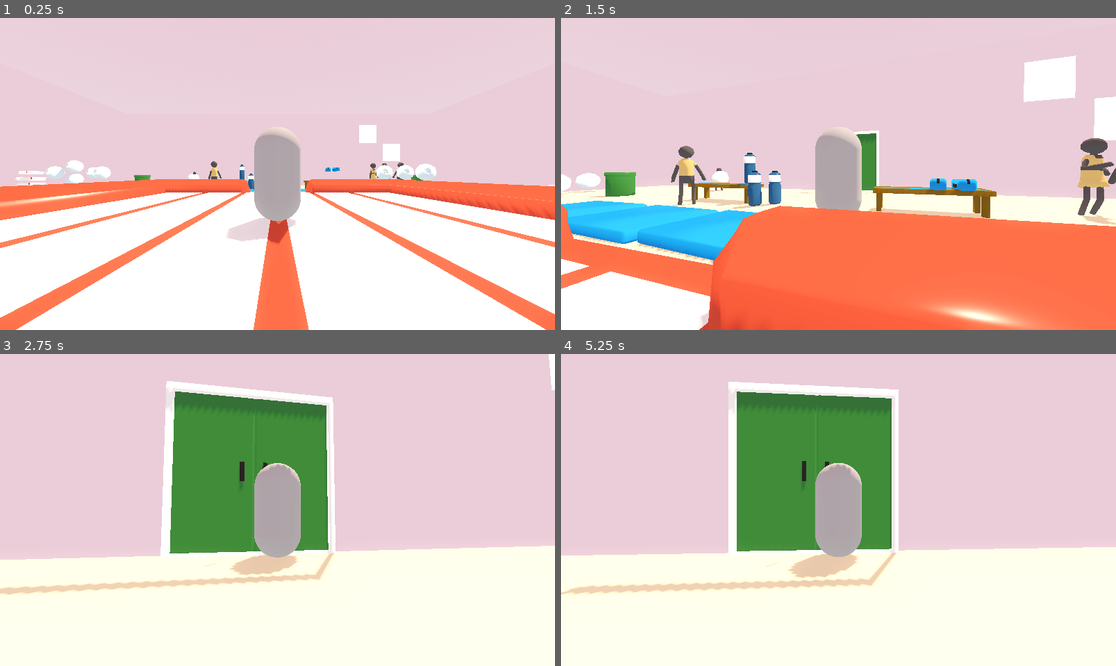
Above: before the commit, frames 1-4 (two rows, left to right).
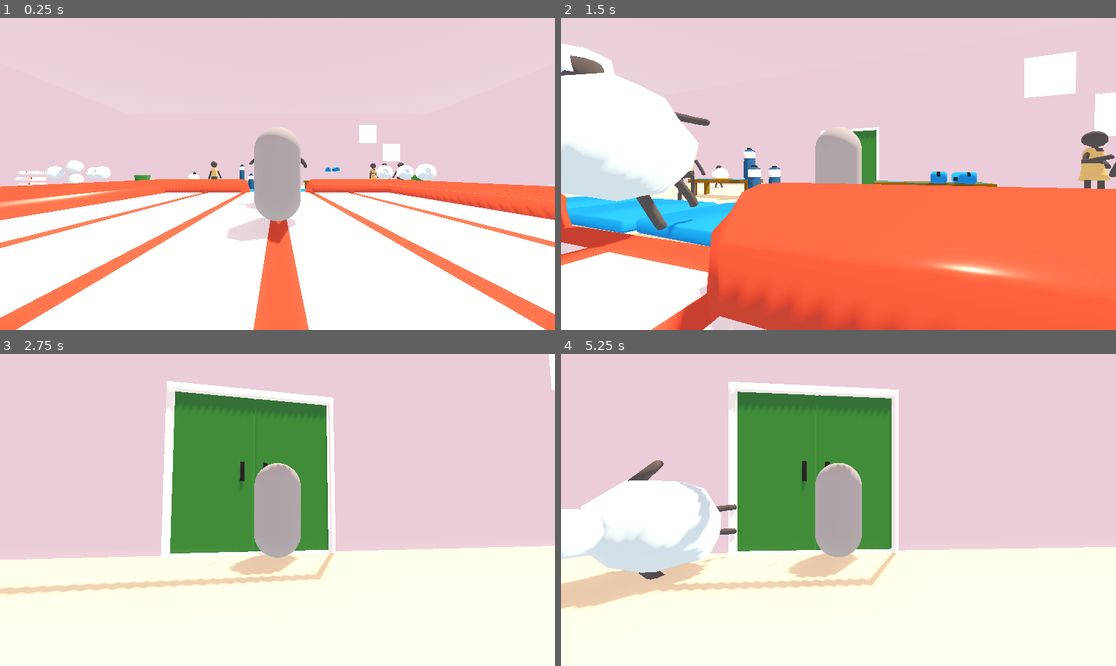
Above: after the commit, the same moments.

Repository: Emulai/bubble-gladiator
Game: Godot game, scene res://Assets/Arena.tscn
The game is run twice, just before and just after one commit, with the same random seed, the same clock (stepped at 60 frames per second) and the same inputs. This scene is started directly instead of the project's main scene.
Inputs (mouse positions are in pixels of both pictures, inside the frame that each line leads up to):
- Up to frame 1 (0.25 s): no input
- Up to frame 2 (1.5 s): move the mouse to (866, 174) at 0.52 s; hold W (move_forward) from 0.53 s (still down); move the mouse to (810, 174) at 1.27 s
- Up to frame 3 (2.75 s): keep holding W (move_forward); move the mouse to (288, 503) at 2.02 s
- Up to frame 4 (5.25 s): keep holding W (move_forward); tap Enter at 2.75 s; move the mouse to (832, 516) at 2.77 s; move the mouse to (877, 513) at 3.52 s; move the mouse to (794, 506) at 4.27 s; move the mouse to (844, 510) at 5.02 s

The runs differ from the first frame. In frame 1, less than 0.1% of the frame differs, in the area x 43-56%, y 44-62%; in frame 2, 28%, in the area x 0-100%, y 8-100%; in frame 3, 0.2%; in frame 4, 8.6%.

Commit message:
Added Collision capabilities to NPCs and Props

Diff:
--- a/bubblegladiator/bubblegladiator/Assets/Arena.tscn
+++ b/bubblegladiator/bubblegladiator/Assets/Arena.tscn
@@ -280,7 +280,7 @@
 transform = Transform3D(0.263705, 0, 0.964603, 0, 1, 0, -0.964603, 0, 0.263705, -11.8965, 1.55865, -5)
 
 [node name="Player" parent="." instance=ExtResource("4_0gund")]
-transform = Transform3D(1, 0, 0, 0, 1, 0, 0, 0, 1, 8.62367, 1.68582, -6.08215)
+transform = Transform3D(1, 0, 0, 0, 1, 0, 0, 0, 1, -0.121318, 1.68582, 8.03682)
 
 [node name="CSGMesh3D" type="CSGMesh3D" parent="."]
 transform = Transform3D(1, 0, 0, 0, 2.98023e-08, -1, 0, 1, 2.98023e-08, 10.2574, 5.85033, -17.1008)
@@ -311,9 +311,6 @@
 [node name="Clock" parent="." instance=ExtResource("15_y0cew")]
 transform = Transform3D(-6.40699e-08, -1.46575, 0, 1.46575, -6.40699e-08, 0, 0, 0, 1.46575, 17.471, 5.7035, -0.139429)
 
-[node name="WrestlerInteractable" parent="." instance=ExtResource("20_c23ms")]
-transform = Transform3D(-0.996205, 0, -0.0870339, 0, 1, 0, 0.0870339, 0, -0.996205, -0.448512, 2.33548, 3.56996)
-
 [node name="WrestlerInteractable2" parent="." instance=ExtResource("20_c23ms")]
 transform = Transform3D(0.0851387, 0, -0.996369, 0, 1, 0, 0.996369, 0, 0.0851387, 14.2317, -9.53674e-07, -0.169126)
 
@@ -364,3 +361,6 @@
 
 [node name="TownieMInteractable4" parent="." instance=ExtResource("19_bl5ie")]
 transform = Transform3D(-0.66194, 0, -0.749557, 0, 1, 0, 0.749557, 0, -0.66194, -4.90545, 0, -10.4661)
+
+[node name="RigidBody3D" parent="." instance=ExtResource("20_c23ms")]
+transform = Transform3D(1, 0, 0, 0, 1, 0, 0, 0, 1, 0.0660182, 0.306204, -2.68236)
--- a/bubblegladiator/bubblegladiator/Assets/NPCs/Child Interactable.tscn
+++ b/bubblegladiator/bubblegladiator/Assets/NPCs/Child Interactable.tscn
@@ -1,19 +1,26 @@
-[gd_scene load_steps=3 format=3 uid="uid://bpmlqcdvbrdkd"]
+[gd_scene load_steps=4 format=3 uid="uid://bpmlqcdvbrdkd"]
 
+[ext_resource type="Script" path="res://scripts/npc_controller.gd" id="1_3nrxh"]
 [ext_resource type="PackedScene" uid="uid://blps04rf4qa2l" path="res://Assets/NPCs/Raw/Child/Child.tscn" id="1_abds1"]
 
 [sub_resource type="CapsuleShape3D" id="CapsuleShape3D_lg0hc"]
-radius = 0.510054
+radius = 0.517799
 height = 1.64148
 
-[node name="ChildInteractable" type="Node3D"]
+[node name="Child RB" type="RigidBody3D"]
+collision_mask = 7
+axis_lock_angular_x = true
+axis_lock_angular_z = true
+mass = 25.0
+contact_monitor = true
+max_contacts_reported = 5
+script = ExtResource("1_3nrxh")
 
-[node name="RigidBody3D" type="RigidBody3D" parent="."]
-collision_layer = 3
-collision_mask = 3
-
-[node name="CollisionShape3D" type="CollisionShape3D" parent="RigidBody3D"]
+[node name="CollisionShape3D" type="CollisionShape3D" parent="."]
 transform = Transform3D(1, 0, 0, 0, 1, 0, 0, 0, 1, 0, 0.816368, 0)
 shape = SubResource("CapsuleShape3D_lg0hc")
 
-[node name="Child Base" parent="RigidBody3D" instance=ExtResource("1_abds1")]
+[node name="Child Base" parent="." instance=ExtResource("1_abds1")]
+
+[connection signal="body_entered" from="." to="." method="_on_body_entered"]
+[connection signal="body_exited" from="." to="." method="_on_body_exited"]
--- a/bubblegladiator/bubblegladiator/Assets/NPCs/Townie F Interactable.tscn
+++ b/bubblegladiator/bubblegladiator/Assets/NPCs/Townie F Interactable.tscn
@@ -1,19 +1,26 @@
-[gd_scene load_steps=3 format=3 uid="uid://dgmb20wr1a0t2"]
+[gd_scene load_steps=4 format=3 uid="uid://dgmb20wr1a0t2"]
 
 [ext_resource type="PackedScene" uid="uid://bo16iocawf2lx" path="res://Assets/NPCs/Raw/Townie/Townie F.tscn" id="1_kcoau"]
+[ext_resource type="Script" path="res://scripts/npc_controller.gd" id="1_uj03w"]
 
 [sub_resource type="CapsuleShape3D" id="CapsuleShape3D_dv2e7"]
 radius = 0.383126
 height = 2.41958
 
-[node name="TownieFInteractable" type="Node3D"]
+[node name="Townie F RB" type="RigidBody3D"]
+collision_mask = 7
+axis_lock_angular_x = true
+axis_lock_angular_z = true
+mass = 55.0
+contact_monitor = true
+max_contacts_reported = 5
+script = ExtResource("1_uj03w")
 
-[node name="RigidBody3D" type="RigidBody3D" parent="."]
-collision_layer = 3
-collision_mask = 3
-
-[node name="CollisionShape3D" type="CollisionShape3D" parent="RigidBody3D"]
+[node name="CollisionShape3D" type="CollisionShape3D" parent="."]
 transform = Transform3D(1, 0, 0, 0, 1, 0, 0, 0, 1, 0, 1.20626, 0)
 shape = SubResource("CapsuleShape3D_dv2e7")
 
-[node name="Townie F" parent="RigidBody3D" instance=ExtResource("1_kcoau")]
+[node name="Townie F" parent="." instance=ExtResource("1_kcoau")]
+
+[connection signal="body_entered" from="." to="." method="_on_body_entered"]
+[connection signal="body_exited" from="." to="." method="_on_body_exited"]
--- a/bubblegladiator/bubblegladiator/Assets/NPCs/Townie M Interactable.tscn
+++ b/bubblegladiator/bubblegladiator/Assets/NPCs/Townie M Interactable.tscn
@@ -1,19 +1,26 @@
-[gd_scene load_steps=3 format=3 uid="uid://bc0kwi62c2hty"]
+[gd_scene load_steps=4 format=3 uid="uid://bc0kwi62c2hty"]
 
 [ext_resource type="PackedScene" uid="uid://b8u3f8u5xgab0" path="res://Assets/NPCs/Raw/Townie/Townie M.tscn" id="1_a2nc8"]
+[ext_resource type="Script" path="res://scripts/npc_controller.gd" id="1_hql3h"]
 
 [sub_resource type="CapsuleShape3D" id="CapsuleShape3D_4idgl"]
 radius = 0.330988
 height = 2.28951
 
-[node name="TownieMInteractable" type="Node3D"]
+[node name="Townie M RB" type="RigidBody3D"]
+collision_mask = 7
+axis_lock_angular_x = true
+axis_lock_angular_z = true
+mass = 80.0
+contact_monitor = true
+max_contacts_reported = 5
+script = ExtResource("1_hql3h")
 
-[node name="RigidBody3D" type="RigidBody3D" parent="."]
-collision_layer = 3
-collision_mask = 3
-
-[node name="CollisionShape3D" type="CollisionShape3D" parent="RigidBody3D"]
+[node name="CollisionShape3D" type="CollisionShape3D" parent="."]
 transform = Transform3D(1, 0, 0, 0, 1, 0, 0, 0, 1, 0, 1.14205, 0)
 shape = SubResource("CapsuleShape3D_4idgl")
 
-[node name="Townie M" parent="RigidBody3D" instance=ExtResource("1_a2nc8")]
+[node name="Townie M" parent="." instance=ExtResource("1_a2nc8")]
+
+[connection signal="body_entered" from="." to="." method="_on_body_entered"]
+[connection signal="body_exited" from="." to="." method="_on_body_exited"]
--- a/bubblegladiator/bubblegladiator/Assets/NPCs/Wrestler Interactable.tscn
+++ b/bubblegladiator/bubblegladiator/Assets/NPCs/Wrestler Interactable.tscn
@@ -1,19 +1,26 @@
-[gd_scene load_steps=3 format=3 uid="uid://cn4kx0pl2atnm"]
+[gd_scene load_steps=4 format=3 uid="uid://cn4kx0pl2atnm"]
 
 [ext_resource type="PackedScene" uid="uid://djvwje46uq316" path="res://Assets/NPCs/Raw/Player/Player Alt Colour.tscn" id="1_gl52q"]
+[ext_resource type="Script" path="res://scripts/npc_controller.gd" id="1_i0xoo"]
 
 [sub_resource type="CapsuleShape3D" id="CapsuleShape3D_or2px"]
 radius = 0.762402
 height = 2.45388
 
-[node name="WrestlerInteractable" type="Node3D"]
+[node name="RigidBody3D" type="RigidBody3D"]
+collision_mask = 7
+axis_lock_angular_x = true
+axis_lock_angular_z = true
+mass = 150.0
+contact_monitor = true
+max_contacts_reported = 5
+script = ExtResource("1_i0xoo")
 
-[node name="RigidBody3D" type="RigidBody3D" parent="."]
-collision_layer = 3
-collision_mask = 3
-
-[node name="CollisionShape3D" type="CollisionShape3D" parent="RigidBody3D"]
+[node name="CollisionShape3D" type="CollisionShape3D" parent="."]
 transform = Transform3D(1, 0, 0, 0, 1, 0, 0, 0, 1, 0, 1.23294, 0)
 shape = SubResource("CapsuleShape3D_or2px")
 
-[node name="AnimTest" parent="RigidBody3D" instance=ExtResource("1_gl52q")]
+[node name="AnimTest" parent="." instance=ExtResource("1_gl52q")]
+
+[connection signal="body_entered" from="." to="." method="_on_body_entered"]
+[connection signal="body_exited" from="." to="." method="_on_body_exited"]
--- a/bubblegladiator/bubblegladiator/Assets/Props/Bag.tscn
+++ b/bubblegladiator/bubblegladiator/Assets/Props/Bag.tscn
@@ -76,15 +76,17 @@
 blend_shape_mode = 0
 shadow_mesh = SubResource("ArrayMesh_hny4e")
 
-[node name="Bag" type="Node3D"]
+[node name="Bag RB" type="RigidBody3D"]
+collision_mask = 7
+mass = 5.0
+contact_monitor = true
+max_contacts_reported = 5
 
-[node name="RigidBody3D" type="RigidBody3D" parent="."]
-
-[node name="CollisionShape3D" type="CollisionShape3D" parent="RigidBody3D"]
+[node name="CollisionShape3D" type="CollisionShape3D" parent="."]
 transform = Transform3D(1, 0, 0, 0, 1, 0, 0, 0, 1, 0.00341797, 0.156845, 0.01651)
 shape = SubResource("BoxShape3D_unr7c")
 
-[node name="Bag" type="MeshInstance3D" parent="RigidBody3D"]
+[node name="Bag" type="MeshInstance3D" parent="."]
 transform = Transform3D(100, 0, 0, 0, -8.92908e-06, 100, 0, -74.9025, -1.19209e-05, 0, 0.158576, 0)
 layers = 3
 mesh = SubResource("ArrayMesh_tjtl2")
--- a/bubblegladiator/bubblegladiator/Assets/Props/Bench.tscn
+++ b/bubblegladiator/bubblegladiator/Assets/Props/Bench.tscn
@@ -76,17 +76,17 @@
 blend_shape_mode = 0
 shadow_mesh = SubResource("ArrayMesh_1nhtb")
 
-[node name="Bench" type="Node3D"]
+[node name="Bench RB" type="RigidBody3D"]
+collision_mask = 7
+mass = 8.0
+contact_monitor = true
+max_contacts_reported = 5
 
-[node name="RigidBody3D" type="RigidBody3D" parent="."]
-collision_layer = 3
-collision_mask = 3
-
-[node name="CollisionShape3D" type="CollisionShape3D" parent="RigidBody3D"]
+[node name="CollisionShape3D" type="CollisionShape3D" parent="."]
 transform = Transform3D(1, 0, 0, 0, 1, 0, 0, 0, 1, -0.00919342, 0.367798, 0)
 shape = SubResource("BoxShape3D_pt77h")
 
-[node name="Bench" type="MeshInstance3D" parent="RigidBody3D"]
+[node name="Bench" type="MeshInstance3D" parent="."]
 transform = Transform3D(144.674, 0, 0, 0, -1.72464e-05, 100, 0, -144.674, -1.19209e-05, 1.19209e-07, 0, 0)
 mesh = SubResource("ArrayMesh_8ijp1")
 skeleton = NodePath("")
--- a/bubblegladiator/bubblegladiator/Assets/Props/Bin.tscn
+++ b/bubblegladiator/bubblegladiator/Assets/Props/Bin.tscn
@@ -2,6 +2,10 @@
 
 [ext_resource type="Material" uid="uid://ciobw86of3r5q" path="res://Assets/Materials/Prop Materials/Green_Shiny.tres" id="1_sh48f"]
 [ext_resource type="Material" uid="uid://dksys72rkrjw" path="res://Assets/Materials/Prop Materials/Black.tres" id="2_dkbrj"]
+
+[sub_resource type="CylinderShape3D" id="CylinderShape3D_xj5nk"]
+height = 1.26512
+radius = 0.573916
 
 [sub_resource type="StandardMaterial3D" id="StandardMaterial3D_6icvw"]
 resource_name = "Green"
@@ -75,23 +79,19 @@
 blend_shape_mode = 0
 shadow_mesh = SubResource("ArrayMesh_kjljo")
 
-[sub_resource type="CylinderShape3D" id="CylinderShape3D_xj5nk"]
-height = 1.26512
-radius = 0.573916
+[node name="Bin RB" type="RigidBody3D"]
+collision_mask = 7
+mass = 200.0
+contact_monitor = true
+max_contacts_reported = 5
 
-[node name="Bin2" type="Node3D"]
+[node name="CollisionShape3D" type="CollisionShape3D" parent="."]
+transform = Transform3D(1, 0, 0, 0, 1, 0, 0, 0, 1, 0, 0.64, 0)
+shape = SubResource("CylinderShape3D_xj5nk")
 
-[node name="RigidBody3D" type="RigidBody3D" parent="."]
-collision_layer = 3
-collision_mask = 3
-
-[node name="Bin" type="MeshInstance3D" parent="RigidBody3D"]
+[node name="Bin" type="MeshInstance3D" parent="."]
 transform = Transform3D(100, 0, 0, 0, -1.19209e-05, 100, 0, -100, -1.19209e-05, 0, 0.631561, 0)
 mesh = SubResource("ArrayMesh_lc274")
 skeleton = NodePath("")
 surface_material_override/0 = ExtResource("1_sh48f")
 surface_material_override/1 = ExtResource("2_dkbrj")
-
-[node name="CollisionShape3D" type="CollisionShape3D" parent="RigidBody3D"]
-transform = Transform3D(1, 0, 0, 0, 1, 0, 0, 0, 1, 0, 0.64, 0)
-shape = SubResource("CylinderShape3D_xj5nk")
--- a/bubblegladiator/bubblegladiator/Assets/Props/Bubble Empty.tscn
+++ b/bubblegladiator/bubblegladiator/Assets/Props/Bubble Empty.tscn
@@ -47,19 +47,18 @@
 blend_shape_mode = 0
 shadow_mesh = SubResource("ArrayMesh_3bocg")
 
-[node name="BubbleEmpty" type="Node3D"]
-
-[node name="RigidBody3D" type="RigidBody3D" parent="."]
-collision_layer = 3
-collision_mask = 3
-mass = 0.017
+[node name="Bubble Empty RB" type="RigidBody3D"]
+collision_mask = 7
+mass = 0.5
 physics_material_override = ExtResource("1_nnh8n")
 gravity_scale = 0.543
+contact_monitor = true
+max_contacts_reported = 5
 
-[node name="CollisionShape3D" type="CollisionShape3D" parent="RigidBody3D"]
+[node name="CollisionShape3D" type="CollisionShape3D" parent="."]
 shape = SubResource("SphereShape3D_uixlo")
 
-[node name="Bubble without Kid" type="MeshInstance3D" parent="RigidBody3D"]
+[node name="Bubble without Kid" type="MeshInstance3D" parent="."]
 transform = Transform3D(100, 0, 0, 0, -1.19209e-05, 100, 0, -100, -1.19209e-05, 0, 0, 0)
 mesh = SubResource("ArrayMesh_hmnv0")
 skeleton = NodePath("")
--- a/bubblegladiator/bubblegladiator/Assets/Props/Clock.tscn
+++ b/bubblegladiator/bubblegladiator/Assets/Props/Clock.tscn
@@ -80,28 +80,30 @@
 blend_shape_mode = 0
 shadow_mesh = SubResource("ArrayMesh_imnht")
 
-[node name="Clock" type="Node3D"]
+[node name="Clock RB" type="RigidBody3D"]
+collision_mask = 7
+freeze = true
+freeze_mode = 1
+contact_monitor = true
+max_contacts_reported = 5
 
-[node name="RigidBody3D" type="RigidBody3D" parent="."]
-freeze = true
-
-[node name="CollisionShape3D" type="CollisionShape3D" parent="RigidBody3D"]
+[node name="CollisionShape3D" type="CollisionShape3D" parent="."]
 transform = Transform3D(1, 0, 0, 0, 1, 0, 0, 0, 1, 0, 0.151391, 0)
 shape = SubResource("CylinderShape3D_ode0a")
 
-[node name="Clock" type="MeshInstance3D" parent="RigidBody3D"]
+[node name="Clock" type="MeshInstance3D" parent="."]
 transform = Transform3D(114.199, 0, 0, 0, -1.36136e-05, 57.1407, 0, -114.199, -6.8117e-06, 0, 0.0994942, 0)
 mesh = SubResource("ArrayMesh_r3c5q")
 skeleton = NodePath("")
 surface_material_override/0 = ExtResource("1_yd7lk")
 surface_material_override/1 = ExtResource("2_vbjoj")
 
-[node name="CSGBox3D" type="CSGBox3D" parent="RigidBody3D/Clock"]
+[node name="CSGBox3D" type="CSGBox3D" parent="Clock"]
 transform = Transform3D(1, 0, 0, 0, 0.387765, -5.32907e-15, 0, 2.28795e-12, 0.2719, 0.000906004, 5.89535e-05, 0.00114825)
 size = Vector3(0.00250244, 0.001, 0.001)
 material = ExtResource("1_vnoaj")
 
-[node name="CSGBox3D2" type="CSGBox3D" parent="RigidBody3D/Clock"]
+[node name="CSGBox3D2" type="CSGBox3D" parent="Clock"]
 transform = Transform3D(-4.37114e-08, 0.387765, 6.47793e-08, -1, -1.69498e-08, -6.47793e-08, -2.38247e-07, -9.23813e-08, 0.2719, -0.000119776, -0.000539253, 0.00114826)
 size = Vector3(0.00137329, 0.001, 0.001)
 material = ExtResource("1_vnoaj")
--- a/bubblegladiator/bubblegladiator/Assets/Props/Landing Matt.tscn
+++ b/bubblegladiator/bubblegladiator/Assets/Props/Landing Matt.tscn
@@ -47,18 +47,17 @@
 blend_shape_mode = 0
 shadow_mesh = SubResource("ArrayMesh_ibw7g")
 
-[node name="LandingMatt" type="Node3D"]
+[node name="Landing Matt RB" type="RigidBody3D"]
+collision_mask = 7
+mass = 50.0
+contact_monitor = true
+max_contacts_reported = 5
 
-[node name="RigidBody3D" type="RigidBody3D" parent="."]
-collision_layer = 3
-collision_mask = 3
-mass = 6.0
-
-[node name="CollisionShape3D" type="CollisionShape3D" parent="RigidBody3D"]
+[node name="CollisionShape3D" type="CollisionShape3D" parent="."]
 transform = Transform3D(1, 0, 0, 0, 1, 0, 0, 0, 1, 0.00337219, 0.126732, 0.0232086)
 shape = SubResource("BoxShape3D_xhjtl")
 
-[node name="Landing Matt" type="MeshInstance3D" parent="RigidBody3D"]
+[node name="Landing Matt" type="MeshInstance3D" parent="."]
 transform = Transform3D(100, 0, 0, 0, -1.19209e-05, 100, 0, -100, -1.19209e-05, 0, 0, 0)
 mesh = SubResource("ArrayMesh_56fe1")
 skeleton = NodePath("")
--- a/bubblegladiator/bubblegladiator/Assets/Props/Towel.tscn
+++ b/bubblegladiator/bubblegladiator/Assets/Props/Towel.tscn
@@ -76,17 +76,16 @@
 blend_shape_mode = 0
 shadow_mesh = SubResource("ArrayMesh_nnq7i")
 
-[node name="Towel" type="Node3D"]
+[node name="Towel RB" type="RigidBody3D"]
+collision_mask = 7
+contact_monitor = true
+max_contacts_reported = 5
 
-[node name="RigidBody3D" type="RigidBody3D" parent="."]
-collision_layer = 3
-collision_mask = 3
-
-[node name="CollisionShape3D" type="CollisionShape3D" parent="RigidBody3D"]
+[node name="CollisionShape3D" type="CollisionShape3D" parent="."]
 transform = Transform3D(1, 0, 0, 0, 1, 0, 0, 0, 1, -0.000991821, 0.0894012, -0.0043335)
 shape = SubResource("BoxShape3D_s63go")
 
-[node name="Towel" type="MeshInstance3D" parent="RigidBody3D"]
+[node name="Towel" type="MeshInstance3D" parent="."]
 transform = Transform3D(100, 0, 0, 0, -1.19209e-05, 100, 0, -100, -1.19209e-05, 0, 0.0834188, 0)
 mesh = SubResource("ArrayMesh_rpfr2")
 skeleton = NodePath("")
--- a/bubblegladiator/bubblegladiator/Assets/Props/Water Bottle.tscn
+++ b/bubblegladiator/bubblegladiator/Assets/Props/Water Bottle.tscn
@@ -108,15 +108,17 @@
 blend_shape_mode = 0
 shadow_mesh = SubResource("ArrayMesh_2h4x4")
 
-[node name="WaterBottle" type="Node3D"]
+[node name="Water Bottle RB" type="RigidBody3D"]
+collision_mask = 7
+mass = 2.0
+contact_monitor = true
+max_contacts_reported = 5
 
-[node name="RigidBody3D" type="RigidBody3D" parent="."]
-
-[node name="CollisionShape3D" type="CollisionShape3D" parent="RigidBody3D"]
+[node name="CollisionShape3D" type="CollisionShape3D" parent="."]
 transform = Transform3D(1, 0, 0, 0, 1, 0, 0, 0, 1, 0, 0.66, 0)
 shape = SubResource("CylinderShape3D_eipmu")
 
-[node name="Water Bottle" type="MeshInstance3D" parent="RigidBody3D"]
+[node name="Water Bottle" type="MeshInstance3D" parent="."]
 transform = Transform3D(141.112, 0, 0, 0, -1.68218e-05, 100, 0, -141.112, -1.19209e-05, 0, 0, 0)
 mesh = SubResource("ArrayMesh_hhsb0")
 skeleton = NodePath("")
--- a/bubblegladiator/bubblegladiator/scripts/npc_controller.gd
+++ b/bubblegladiator/bubblegladiator/scripts/npc_controller.gd
@@ -16,13 +16,14 @@
 
 
 func _on_body_entered(body: Node):
+	print("test")
 	if body.name == "PlayerBody3D":
 		axis_lock_angular_x = false
 		axis_lock_angular_z = false
 		print(body.transform)
 		var result = body.transform.origin - transform.origin
 		result.y = abs(result.y)
-		apply_force(result * 1000)
+		apply_force(result * 20)
 
 	# TODO
 	# Add realistic mass to objects
Not shown: 1 places in bubblegladiator/bubblegladiator/Assets/Arena.tscn that only renumber resources
Not shown: 1 places in bubblegladiator/bubblegladiator/npc.tscn that only renumber resources
